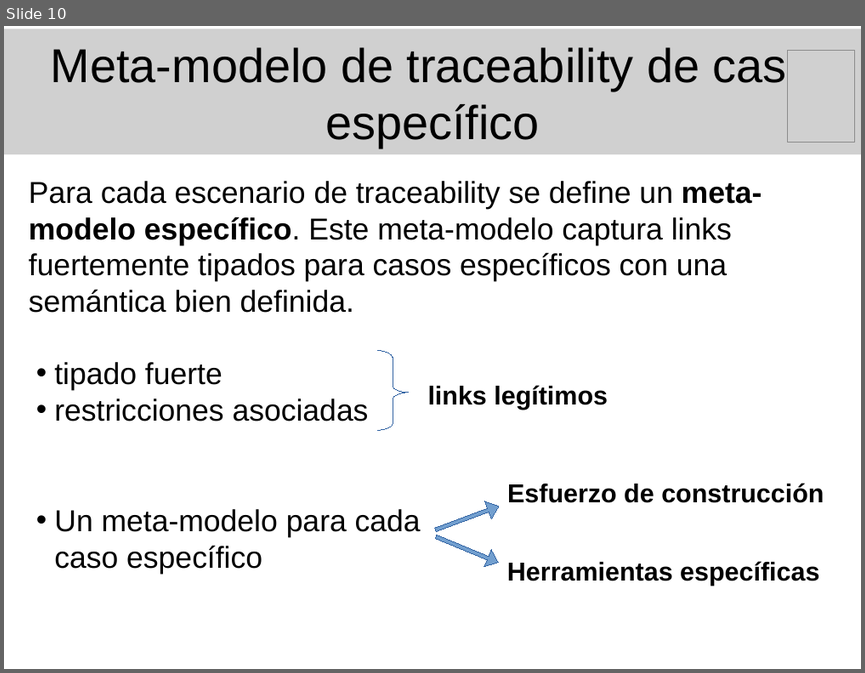
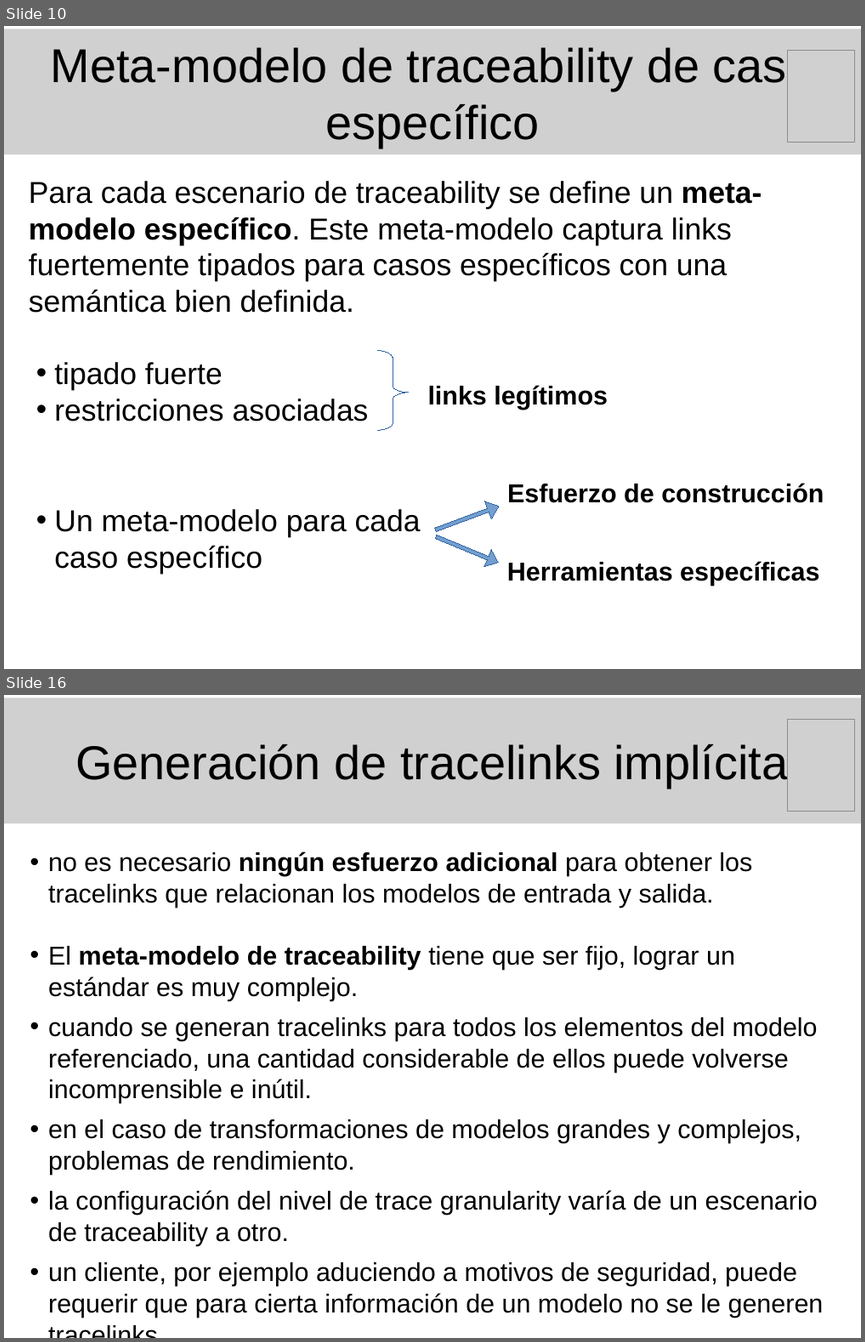
Before and after one commit to marianogili/TraceabilityEditor, a slide deck: Presentacion/PresentacionGili.odp. Shown one above the other, each under a label of ours: slide 10 before the commit, slides 10 and 16 after it; the slides between them are not shown. The pictures are 865x673 and 865x1342 pixels, drawn with LibreOffice and Linux fonts; fonts in the diff are those of the drawing; grey boxes stand for pictures. Boxes give left, top, right and bottom in pixels: in the first picture for what was removed or moved away, otherwise in the second. Text is boxed around its words. In the diff, an @@ line names an element or a change of style, - is before the commit and + after.

Commit message:
Presentación de la tesis: Tería de traceability -> Tipos de tracelinks y generación de tracelinks.

```diff
--- a/Presentacion/PresentacionGili.odp
+++ b/Presentacion/PresentacionGili.odp
@@ slide 16 added at (4,695,861,1338), background #FFFFFF @@
@@ picture added at (4,698,861,824), 44 pt, text #000000 @@
+Generación de tracelinks implícita
@@ picture added at (788,719,856,811) @@
@@ text added at (48,851,823,1317), 24 pt, text #000000 @@
+• no es necesario ningún esfuerzo adicional para obtener los tracelinks que relacionan los modelos de entrada y salida.
+• El meta-modelo de traceability tiene que ser fijo, lograr un estándar es muy complejo.
+• cuando se generan tracelinks para todos los elementos del modelo referenciado, una cantidad considerable de ellos puede volverse incomprensible e inútil.
+• en el caso de transformaciones de modelos grandes y complejos, problemas de rendimiento.
+• la configuración del nivel de trace granularity varía de un escenario de traceability a otro.
+• un cliente, por ejemplo aduciendo a motivos de seguridad, puede requerir que para cierta información de un modelo no se le generen tracelinks.
```
Also in this commit, not shown: 3 slides changed, 6 other slides added.
